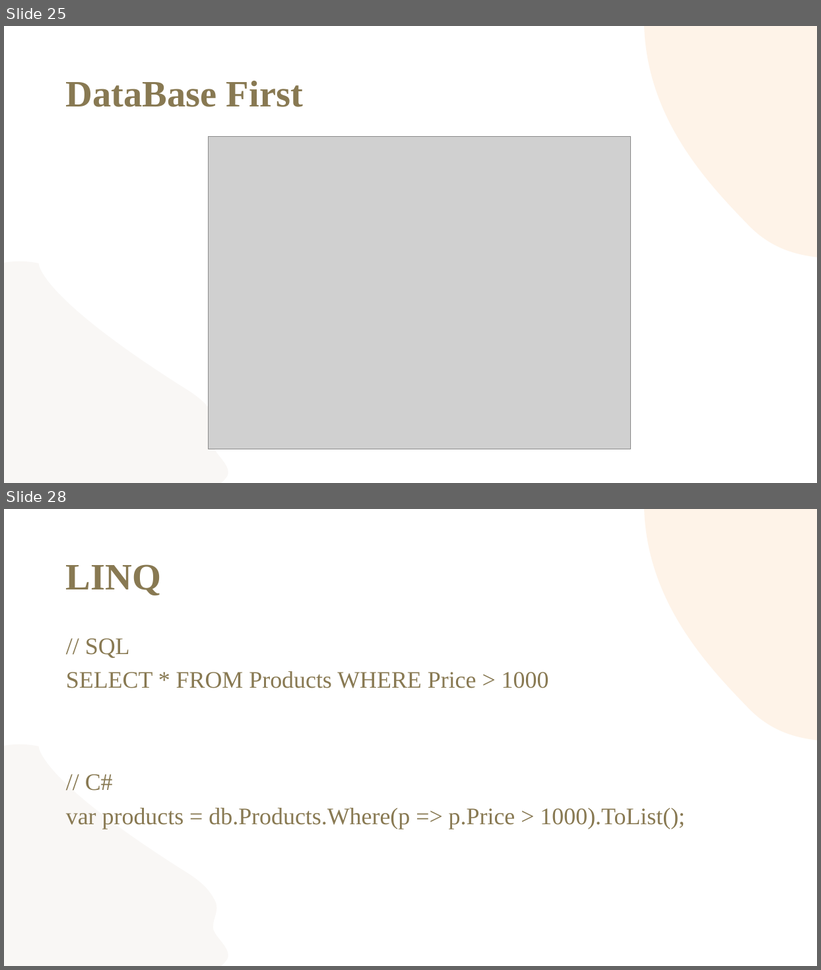
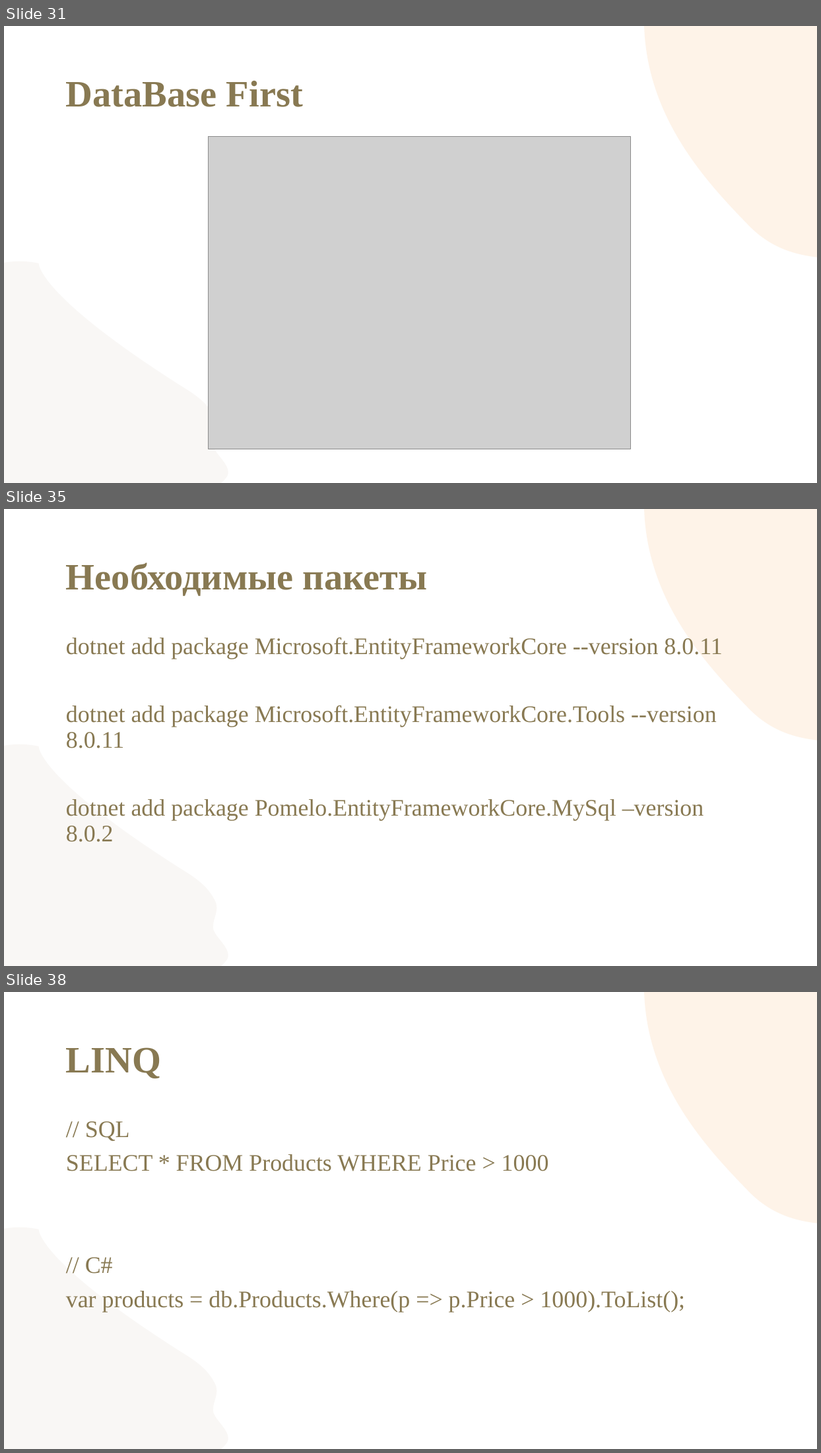
Before and after one commit to gheluag/demoexam_2026, a slide deck: Модуль 2/EF/EF.pptx. Shown one above the other, each under a label of ours: slides 25 and 28 before the commit, slides 31, 35 and 38 after it; the slides between them are not shown. The pictures are 821x970 and 821x1453 pixels, drawn with LibreOffice and Linux fonts; fonts in the diff are those of the drawing; grey boxes stand for pictures; background and template pictures are left out. Boxes give left, top, right and bottom in pixels: in the first picture for what was removed or moved away, otherwise in the second. Text is boxed around its words. In the diff, an @@ line names an element or a change of style, - is before the commit and + after.

```diff
--- a/Модуль 2/EF/EF.pptx
+++ b/Модуль 2/EF/EF.pptx
@@ slide 35 added at (4, 509, 817, 966), background #FFFFFF; not listed: 2 template elements that a slide beside it also shows @@
@@ title added at (66, 562, 428, 596), 44 pt, text #887952, bold @@
+Необходимые пакеты
@@ text added at (66, 637, 722, 842), 28 pt, text #887952 @@
+dotnet add package Microsoft.EntityFrameworkCore --version 8.0.11
+dotnet add package Microsoft.EntityFrameworkCore.Tools --version 8.0.11
+dotnet add package Pomelo.EntityFrameworkCore.MySql –version 8.0.2
@@ what was slide 25 is now slide 31 @@
@@ what was slide 28 is now slide 38 @@
```
Also in this commit, not shown: 10 slides changed, 14 other slides added, 37 other files.
